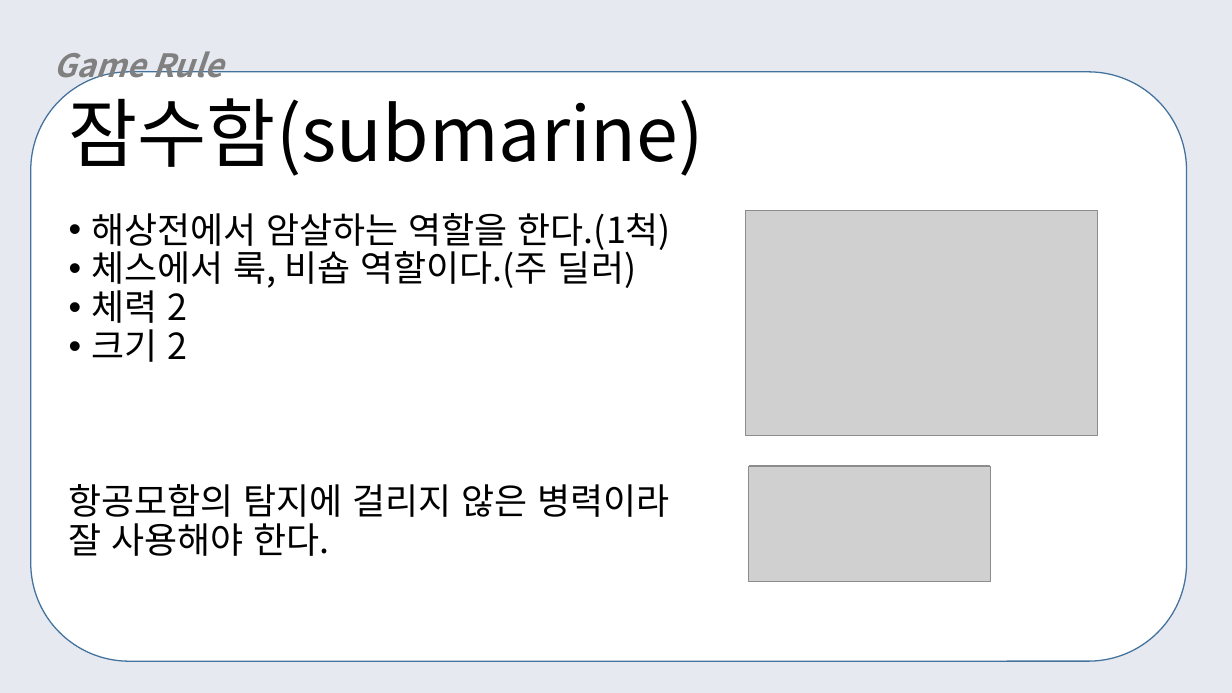
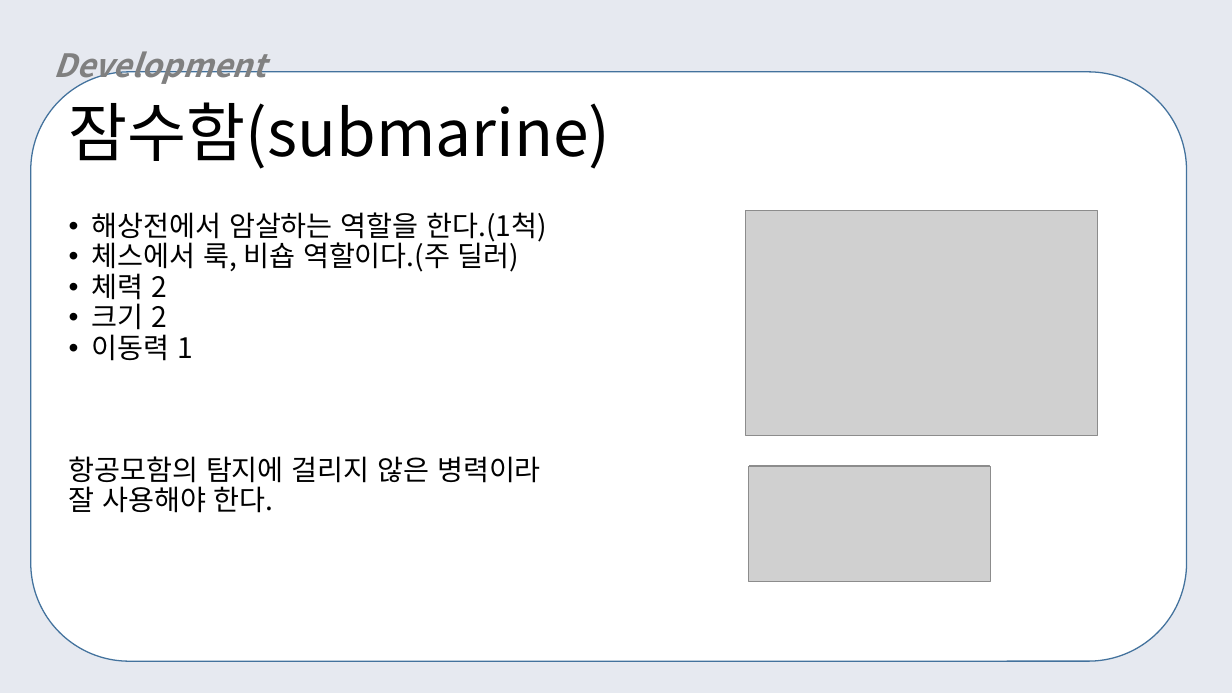
Before and after one commit to yeomyeom/OOP, a slide deck: slide 15 of ppt/객체지향프로그래밍.pptx (slide 9 before the commit). Drawn at 1232x693 pixels with LibreOffice and Linux fonts; fonts in the diff are those of the drawing; grey boxes stand for pictures. Boxes give left, top, right and bottom in pixels: in the first picture for what was removed or moved away, otherwise in the second. Text is boxed around its words. In the diff, an @@ line names an element or a change of style, - is before the commit and + after.

```diff
--- a/ppt/객체지향프로그래밍.pptx
+++ b/ppt/객체지향프로그래밍.pptx
@@ text at [53,51,265,86]: text changed @@
-Game Rule
+Development
@@ title "잠수함(submarine)" at [69,92,611,169]: size 58.6 to 50 pt @@
@@ text at [69,212,546,513]: size 28 to 22 pt @@
@@ text at [92,334,193,361]: paragraph added @@
+• 이동력 1
```
Also in this commit, not shown: 13 other slides changed, 18 slides added, 7 slides removed.
